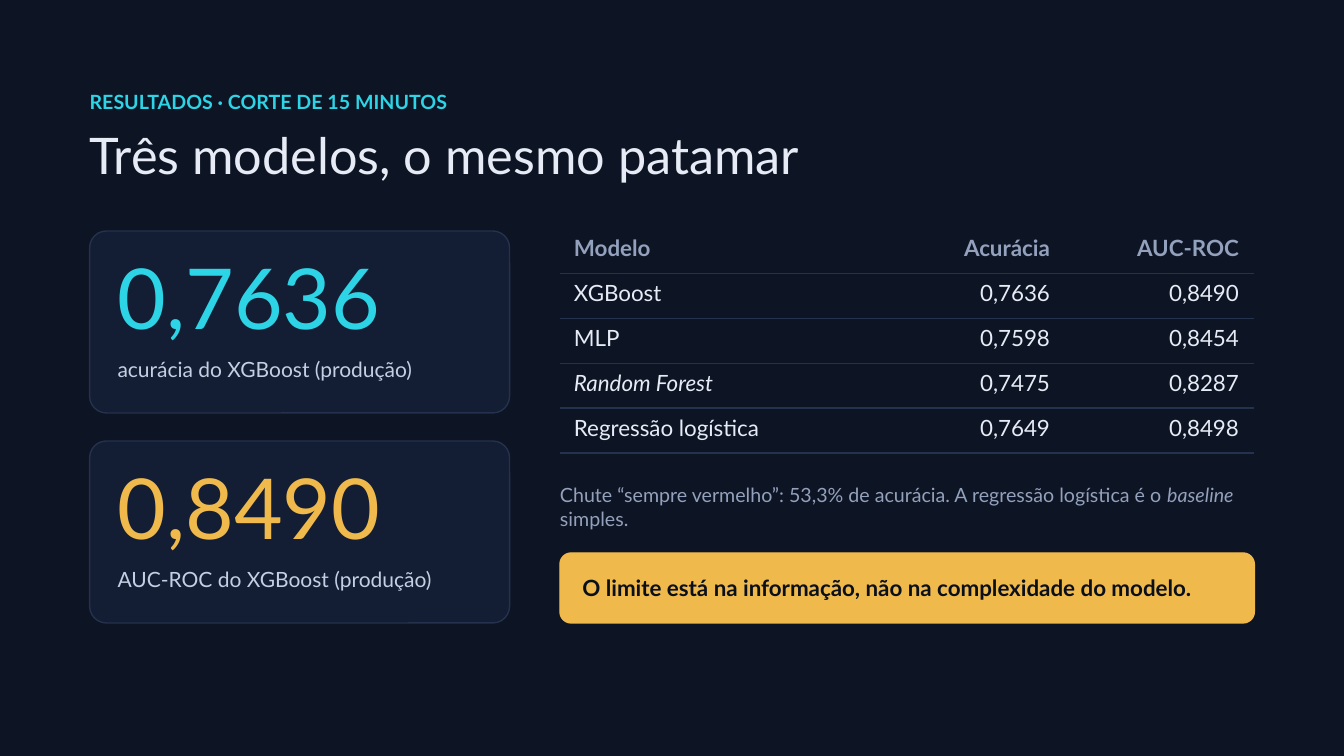
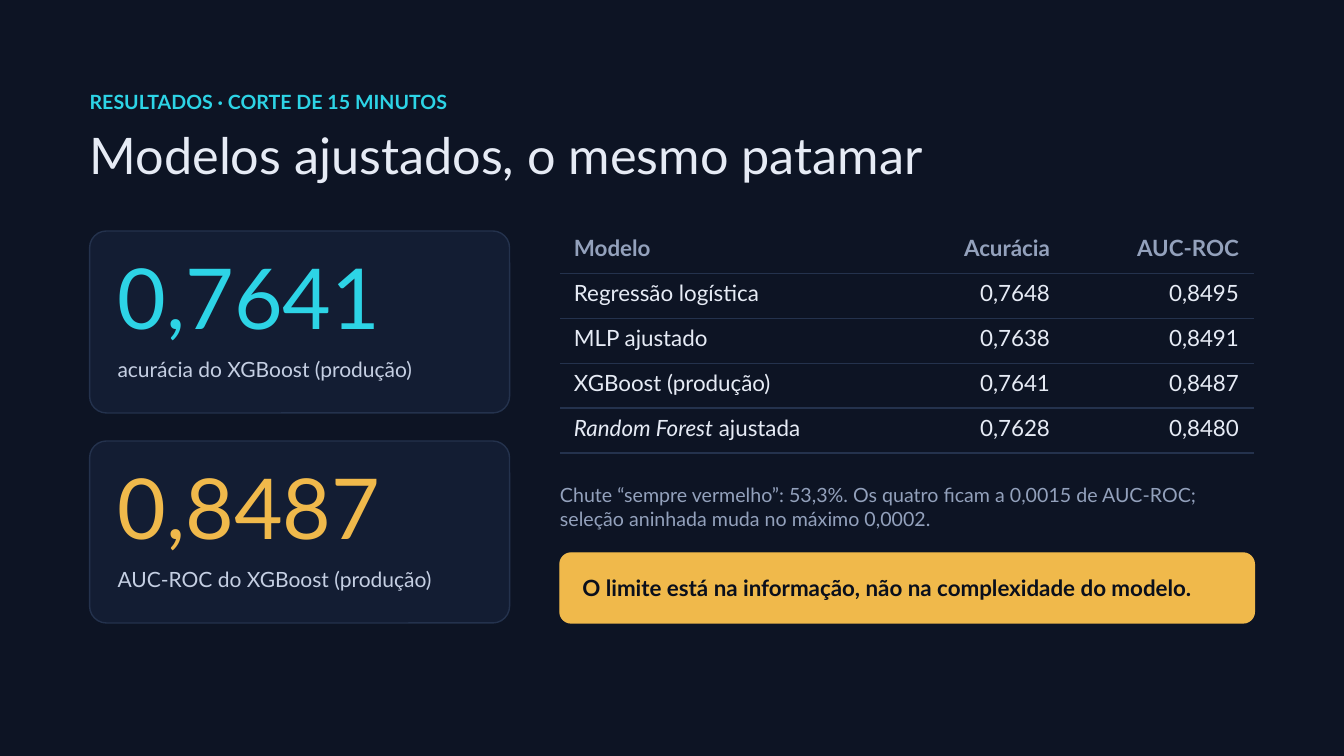
Before and after one commit to tamiosso125/lol-analytics, a slide deck: slide 10 of docs/bellestraiko_defesa_v4.pptx. Drawn at 1344x756 pixels with LibreOffice and Linux fonts; fonts in the diff are those of the drawing. Boxes give left, top, right and bottom in pixels: in the first picture for what was removed or moved away, otherwise in the second. Text is boxed around its words. In the diff, an @@ line names an element or a change of style, - is before the commit and + after.

```diff
--- a/docs/bellestraiko_defesa_v4.pptx
+++ b/docs/bellestraiko_defesa_v4.pptx
@@ text at [90,137,923,183]: text changed @@
-Três modelos, o mesmo patamar
+Modelos ajustados, o mesmo patamar
@@ text at [118,268,381,340]: text changed @@
-0,7636
+0,7641
@@ text at [574,284,759,305]: text changed @@
-XGBoost
+Regressão logística
@@ text at [980,284,1050,304]: text changed @@
-0,7636
+0,7648
@@ text at [1169,284,1239,304]: text changed @@
-0,8490
+0,8495
@@ text at [574,329,708,350]: text changed @@
-MLP
+MLP ajustado
@@ text at [980,329,1050,349]: text changed @@
-0,7598
+0,7638
@@ text at [1169,329,1239,349]: text changed @@
-0,8454
+0,8491
@@ text at [574,374,770,395]: text changed; italic off @@
-Random Forest
+XGBoost (produção)
@@ text at [980,375,1050,394]: text changed @@
-0,7475
+0,7641
@@ text at [1169,374,1239,394]: text changed @@
-0,8287
+0,8487
@@ text at [574,419,800,440]: text changed; italic on @@
-Regressão logística
+Random Forest ajustada
@@ text at [980,419,1050,439]: text changed @@
-0,7649
+0,7628
@@ text at [1169,419,1239,439]: text changed @@
-0,8498
+0,8480
@@ text at [118,478,381,550]: text changed @@
-0,8490
+0,8487
@@ text at [560,487,1196,530]: text changed @@
-Chute “sempre vermelho”: 53,3% de acurácia. A regressão logística é o baseline simples.
+Chute “sempre vermelho”: 53,3%. Os quatro ficam a 0,0015 de AUC-ROC; seleção aninhada muda no máximo 0,0002.
```
Also in this commit, not shown: 8 other slides changed.
